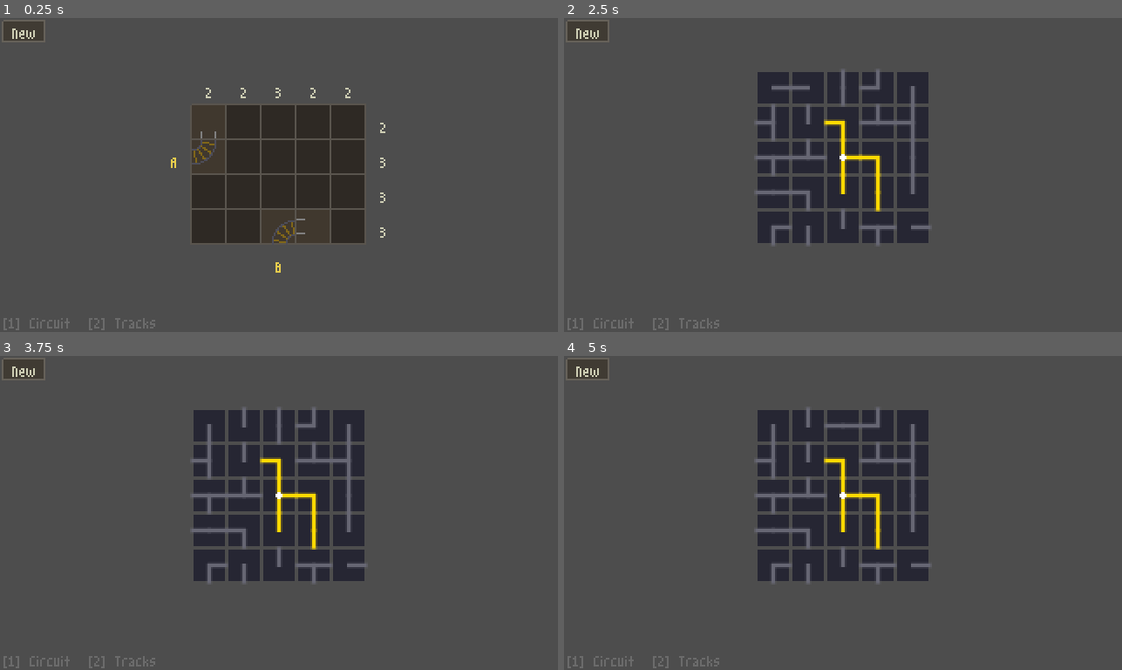
Above: before the commit, frames 1-4 (two rows, left to right).
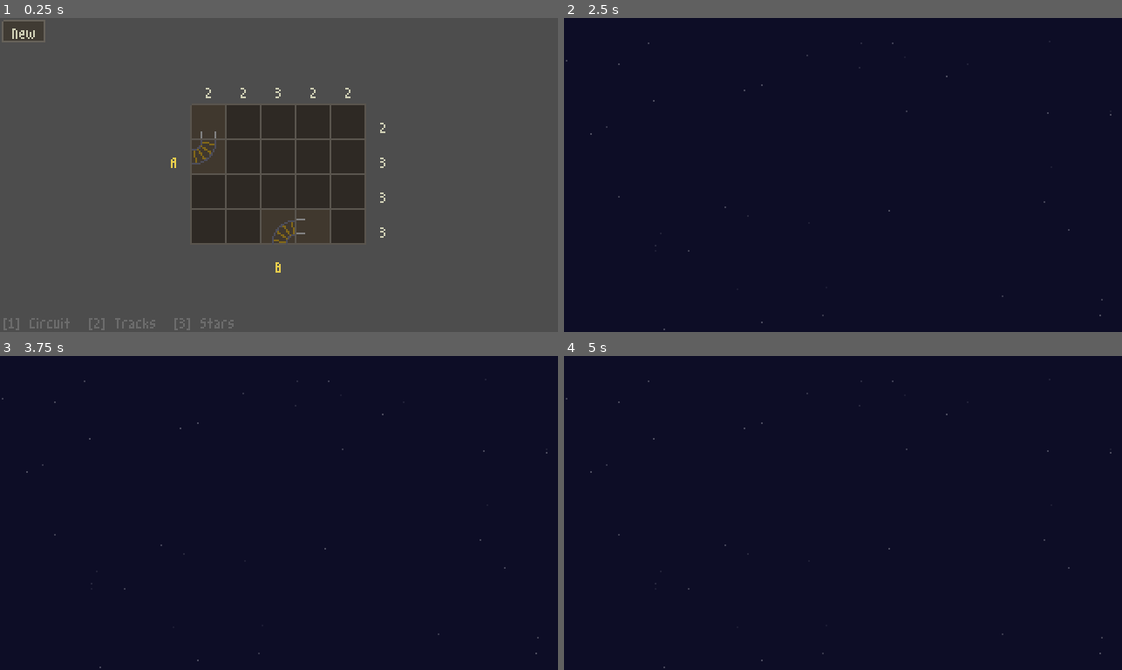
Above: after the commit, the same moments.

Repository: mojwinter/moving-day-game
Game: Godot game, scene res://scenes/puzzle_switcher.tscn
Two runs of this game, one before a commit and one after it. Both use one fixed random seed, a clock stepped at 60 frames per second and the inputs below.
Inputs (mouse positions are in pixels of both pictures, inside the frame that each line leads up to):
- Up to frame 1 (0.25 s): no input
- Up to frame 2 (2.5 s): tap Enter at 0.5 s; drag from (776, 121) to (876, 156) at 0.52 s; drag from (809, 121) to (909, 156) at 1.27 s; tap Space at 2 s; move the mouse to (843, 121) at 2.02 s; tap 1 at 2.1 s; click (843, 121) at 2.17 s; tap 3 at 2.3 s
- Up to frame 3 (3.75 s): tap Enter at 2.75 s; drag from (212, 425) to (345, 459) at 2.77 s; tap Space at 3.5 s; drag from (245, 425) to (306, 513) at 3.52 s
- Up to frame 4 (5 s): tap Enter at 4.25 s; drag from (843, 425) to (759, 434) at 4.27 s

The runs differ from the first frame. In frame 1, 0.1% of the frame differs, in the area x 31-42%, y 95-100%; in frame 2, 100%, in the area x 0-100%, y 0-100%; in frame 3, 100%; in frame 4, 100%.
Error after the commit: Invalid call. Nonexistent function 'generate_puzzle' in base 'Node'. (res://scripts/loopy_puzzle/loopy_puzzle.gd:37)

Commit message:
feat: Add Night 4 constellation puzzle scene and controller
Loopy puzzle with Penrose P2 kite/dart tiling, custom _draw() rendering, nearest-edge click detection, and win animation. Adds key 3 to switcher.

Diff:
--- /dev/null
+++ b/scenes/loopy_puzzle/loopy_puzzle.tscn
@@ -0,0 +1,10 @@
+[gd_scene load_steps=3 format=3]
+
+[ext_resource type="Script" path="res://scripts/loopy_puzzle/loopy_puzzle.gd" id="1_puzzle"]
+[ext_resource type="Script" path="res://scripts/loopy_puzzle/grid_manager.gd" id="2_grid"]
+
+[node name="LoopyPuzzle" type="Node2D"]
+script = ExtResource("1_puzzle")
+
+[node name="GridManager" type="Node" parent="."]
+script = ExtResource("2_grid")
--- /dev/null
+++ b/scripts/loopy_puzzle/grid_data.gd
@@ -0,0 +1,34 @@
+extends RefCounted
+## Stores the topology and geometry of a Penrose (kite/dart) grid.
+## Port of the grid struct from Simon Tatham's grid.h / grid.c.
+## All references are index-based (no pointers).
+
+## Dot (vertex) positions in viewport-scaled coordinates.
+var dots: Array = [] # Array of Vector2
+var dot_edges: Array = [] # dot_edges[i] = Array of edge indices incident on dot i (clockwise)
+var dot_faces: Array = [] # dot_faces[i] = Array of face indices around dot i (clockwise, -1 = exterior)
+var dot_order: Array = [] # number of edges per dot
+var num_dots: int = 0
+
+## Edges: each connects two dots and borders up to two faces.
+var edges: Array = [] # Array of Vector2i(dot1_idx, dot2_idx)
+var edge_faces: Array = [] # Array of Vector2i(face1_idx, face2_idx); -1 if boundary
+var num_edges: int = 0
+
+## Faces (kites or darts): each bounded by edges/dots.
+var face_edges: Array = [] # face_edges[i] = Array of edge indices bounding face i
+var face_dots: Array = [] # face_dots[i] = Array of dot indices (vertices, in order)
+var face_order: Array = [] # number of edges per face
+var num_faces: int = 0
+
+
+## Compute the centroid of face i (average of its vertex positions).
+func face_centroid(face_idx: int) -> Vector2:
+	var verts: Array = face_dots[face_idx]
+	var cx := 0.0
+	var cy := 0.0
+	for di in verts:
+		cx += dots[di].x
+		cy += dots[di].y
+	var n := float(verts.size())
+	return Vector2(cx / n, cy / n)
--- /dev/null
+++ b/scripts/loopy_puzzle/loopy_consts.gd
@@ -0,0 +1,14 @@
+extends RefCounted
+## Shared constants for the Night 4 Constellation (Loopy) puzzle.
+## Port of enums and defines from Simon Tatham's loopy.c.
+
+const LINE_YES := 0
+const LINE_UNKNOWN := 1
+const LINE_NO := 2
+
+const SOLVER_SOLVED := 0
+const SOLVER_MISTAKE := 1
+const SOLVER_AMBIGUOUS := 2
+const SOLVER_INCOMPLETE := 3
+
+const DIFF_EASY := 0
--- /dev/null
+++ b/scripts/loopy_puzzle/loopy_puzzle.gd
@@ -0,0 +1,223 @@
+extends Node2D
+## Scene controller for the Night 4 Constellation (Loopy on Penrose P2) puzzle.
+## Draws the grid, handles nearest-edge input, and plays win animation.
+
+const PIXEL_FONT := preload("res://assets/fonts/m3x6.ttf")
+const LC := preload("res://scripts/loopy_puzzle/loopy_consts.gd")
+
+const NEW_BTN_RECT := Rect2(2, 2, 24, 12)
+const EDGE_CLICK_DIST := 5.0
+const DOT_RADIUS := 1.5
+const LINE_WIDTH := 1.0
+const NO_MARK_SIZE := 2.0
+
+# Constellation theme colours
+const COL_BG := Color(0.05, 0.05, 0.15)
+const COL_DOT := Color(1.0, 0.95, 0.8)
+const COL_EDGE_UNKNOWN := Color(0.2, 0.2, 0.3, 0.3)
+const COL_EDGE_YES := Color(1.0, 0.9, 0.5)
+const COL_EDGE_NO := Color(0.3, 0.25, 0.2, 0.5)
+const COL_EDGE_ERROR := Color(1.0, 0.2, 0.2)
+const COL_CLUE := Color(0.7, 0.75, 0.85)
+const COL_CLUE_SAT := Color(0.4, 0.6, 0.4)
+const COL_WIN_GLOW := Color(1.0, 0.95, 0.7)
+
+@onready var grid_manager = $GridManager
+
+var _solved := false
+var _win_tween: Tween = null
+var _win_alpha := 0.0 # pulsing glow intensity during win
+
+# Background star positions (random tiny dots for ambiance)
+var _bg_stars: Array = []
+
+
+func _ready() -> void:
+	_generate_bg_stars()
+	grid_manager.generate_puzzle()
+	grid_manager.puzzle_solved.connect(_on_puzzle_solved)
+	grid_manager.grid_changed.connect(_on_grid_changed)
+	queue_redraw()
+
+
+# ===========================================================================
+# Drawing
+# ===========================================================================
+
+func _draw() -> void:
+	# Background
+	draw_rect(Rect2(0, 0, 320, 180), COL_BG)
+
+	# Background stars (ambient)
+	for s in _bg_stars:
+		draw_rect(Rect2(s.x, s.y, 1, 1), Color(1.0, 1.0, 1.0, s.z))
+
+	if grid_manager.grid == null:
+		_draw_new_button()
+		return
+
+	var grid = grid_manager.grid
+
+	# Edges
+	for ei in range(grid.num_edges):
+		var d1: Vector2 = grid.dots[grid.edges[ei].x]
+		var d2: Vector2 = grid.dots[grid.edges[ei].y]
+		var state: int = grid_manager.lines[ei]
+		var err: bool = grid_manager.line_errors[ei]
+
+		if err:
+			draw_line(d1, d2, COL_EDGE_ERROR, LINE_WIDTH)
+		elif state == LC.LINE_YES:
+			var col := COL_WIN_GLOW.lerp(COL_EDGE_YES, 1.0 - _win_alpha) if _solved else COL_EDGE_YES
+			draw_line(d1, d2, col, LINE_WIDTH)
+		elif state == LC.LINE_NO:
+			# Small X at midpoint
+			var mid := (d1 + d2) * 0.5
+			var hs := NO_MARK_SIZE * 0.5
+			draw_line(mid + Vector2(-hs, -hs), mid + Vector2(hs, hs), COL_EDGE_NO, 1.0)
+			draw_line(mid + Vector2(hs, -hs), mid + Vector2(-hs, hs), COL_EDGE_NO, 1.0)
+		else:
+			draw_line(d1, d2, COL_EDGE_UNKNOWN, LINE_WIDTH)
+
+	# Dots (stars)
+	for di in range(grid.num_dots):
+		var p: Vector2 = grid.dots[di]
+		var col := COL_WIN_GLOW.lerp(COL_DOT, 1.0 - _win_alpha * 0.5) if _solved else COL_DOT
+		draw_circle(p, DOT_RADIUS, col)
+
+	# Face clues
+	var font_size := 16
+	for fi in range(grid.num_faces):
+		var c: int = grid_manager.clues[fi]
+		if c < 0:
+			continue
+		var center: Vector2 = grid.face_centroid(fi)
+		var txt := str(c)
+		var ts := PIXEL_FONT.get_string_size(txt, HORIZONTAL_ALIGNMENT_LEFT, -1, font_size)
+
+		# Determine if clue is satisfied
+		var yes_count := 0
+		for ei: int in grid.face_edges[fi]:
+			if grid_manager.lines[ei] == LC.LINE_YES:
+				yes_count += 1
+		var col := COL_CLUE_SAT if yes_count == c else COL_CLUE
+
+		var ascent := PIXEL_FONT.get_ascent(font_size)
+		var descent := PIXEL_FONT.get_descent(font_size)
+		var text_h := ascent + descent
+		draw_string(PIXEL_FONT, Vector2(center.x - ts.x * 0.5, center.y - text_h * 0.5 + ascent), txt, HORIZONTAL_ALIGNMENT_LEFT, -1, font_size, col)
+
+	# New button
+	_draw_new_button()
+
+
+func _draw_new_button() -> void:
+	var font_size := 16
+	draw_rect(NEW_BTN_RECT, Color(0.25, 0.23, 0.2))
+	draw_rect(NEW_BTN_RECT, Color(0.4, 0.38, 0.35), false)
+	var txt := "New"
+	var ts := PIXEL_FONT.get_string_size(txt, HORIZONTAL_ALIGNMENT_LEFT, -1, font_size)
+	var ascent := PIXEL_FONT.get_ascent(font_size)
+	var descent := PIXEL_FONT.get_descent(font_size)
+	var text_h := ascent + descent
+	var tx := NEW_BTN_RECT.position.x + (NEW_BTN_RECT.size.x - ts.x) / 2.0
+	var ty := NEW_BTN_RECT.position.y + (NEW_BTN_RECT.size.y - text_h) / 2.0 + ascent
+	draw_string(PIXEL_FONT, Vector2(tx, ty), txt, HORIZONTAL_ALIGNMENT_LEFT, -1, font_size, Color(0.8, 0.8, 0.7))
+
+
+func _generate_bg_stars() -> void:
+	_bg_stars.clear()
+	for _i in range(40):
+		_bg_stars.append(Vector3(randf() * 320.0, randf() * 180.0, randf_range(0.05, 0.25)))
+
+
+# ===========================================================================
+# Input handling
+# ===========================================================================
+
+func _input(event: InputEvent) -> void:
+	if event is InputEventMouseButton and event.pressed and event.button_index == MOUSE_BUTTON_LEFT:
+		var local: Vector2 = event.global_position - global_position
+		if NEW_BTN_RECT.has_point(local):
+			_on_new_game_pressed()
+			get_viewport().set_input_as_handled()
+
+
+func _unhandled_input(event: InputEvent) -> void:
+	if _solved:
+		return
+	if grid_manager.grid == null:
+		return
+	if event is InputEventMouseButton and event.pressed:
+		if event.button_index == MOUSE_BUTTON_LEFT or event.button_index == MOUSE_BUTTON_RIGHT:
+			var local: Vector2 = event.global_position - global_position
+			var ei := _find_nearest_edge(local)
+			if ei >= 0:
+				var use_yes: bool = (event.button_index == MOUSE_BUTTON_LEFT)
+				grid_manager.toggle_edge(ei, use_yes)
+
+
+func _find_nearest_edge(local_pos: Vector2) -> int:
+	var grid = grid_manager.grid
+	var best_dist := 999.0
+	var best_edge := -1
+	for i in range(grid.num_edges):
+		var d1: Vector2 = grid.dots[grid.edges[i].x]
+		var d2: Vector2 = grid.dots[grid.edges[i].y]
+		var dist := _point_to_segment_dist(local_pos, d1, d2)
+		if dist < best_dist:
+			best_dist = dist
+			best_edge = i
+	if best_dist < EDGE_CLICK_DIST:
+		return best_edge
+	return -1
+
+
+static func _point_to_segment_dist(p: Vector2, a: Vector2, b: Vector2) -> float:
+	var ab := b - a
+	var ap := p - a
+	var t := ab.dot(ap) / ab.length_squared()
+	t = clampf(t, 0.0, 1.0)
+	var closest := a + ab * t
+	return p.distance_to(closest)
+
+
+# ===========================================================================
+# State updates
+# ===========================================================================
+
+func _on_grid_changed() -> void:
+	queue_redraw()
+
+
+func _on_puzzle_solved() -> void:
+	_solved = true
+	_play_win_highlight()
+
+
+func _play_win_highlight() -> void:
+	if _win_tween and _win_tween.is_valid():
+		_win_tween.kill()
+	_win_tween = create_tween()
+	# Pulse the glow twice then settle
+	_win_tween.tween_property(self, "_win_alpha", 1.0, 0.3).set_trans(Tween.TRANS_QUAD).set_ease(Tween.EASE_OUT)
+	_win_tween.tween_property(self, "_win_alpha", 0.3, 0.4).set_trans(Tween.TRANS_QUAD).set_ease(Tween.EASE_IN)
+	_win_tween.tween_property(self, "_win_alpha", 0.8, 0.3).set_trans(Tween.TRANS_QUAD).set_ease(Tween.EASE_OUT)
+	_win_tween.tween_property(self, "_win_alpha", 0.0, 1.0).set_trans(Tween.TRANS_QUAD).set_ease(Tween.EASE_IN)
+	_win_tween.tween_callback(queue_redraw)
+
+
+func _process(_delta: float) -> void:
+	if _win_tween and _win_tween.is_valid():
+		queue_redraw()
+
+
+func _on_new_game_pressed() -> void:
+	_solved = false
+	_win_alpha = 0.0
+	if _win_tween and _win_tween.is_valid():
+		_win_tween.kill()
+		_win_tween = null
+	_generate_bg_stars()
+	grid_manager.generate_puzzle()
+	queue_redraw()
--- a/scripts/puzzle_switcher.gd
+++ b/scripts/puzzle_switcher.gd
@@ -7,6 +7,7 @@
 var _puzzle_scenes := {
 	KEY_1: "res://scenes/net_puzzle/net_puzzle.tscn",
 	KEY_2: "res://scenes/tracks_puzzle/tracks_puzzle.tscn",
+	KEY_3: "res://scenes/loopy_puzzle/loopy_puzzle.tscn",
 }
 
 var _current_key: int = KEY_2
@@ -36,5 +37,5 @@
 
 
 func _draw() -> void:
-	var hint: String = "[1] Circuit  [2] Tracks"
+	var hint: String = "[1] Circuit  [2] Tracks  [3] Stars"
 	draw_string(PIXEL_FONT, Vector2(2, 178), hint, HORIZONTAL_ALIGNMENT_LEFT, -1, 16, Color(0.5, 0.5, 0.5, 0.6))
Not shown, added: scripts/loopy_puzzle/grid_data.gd.uid
Not shown, added: scripts/loopy_puzzle/loopy_consts.gd.uid
Not shown, added: scripts/loopy_puzzle/loopy_puzzle.gd.uid
Not shown, added: .gitmodules
